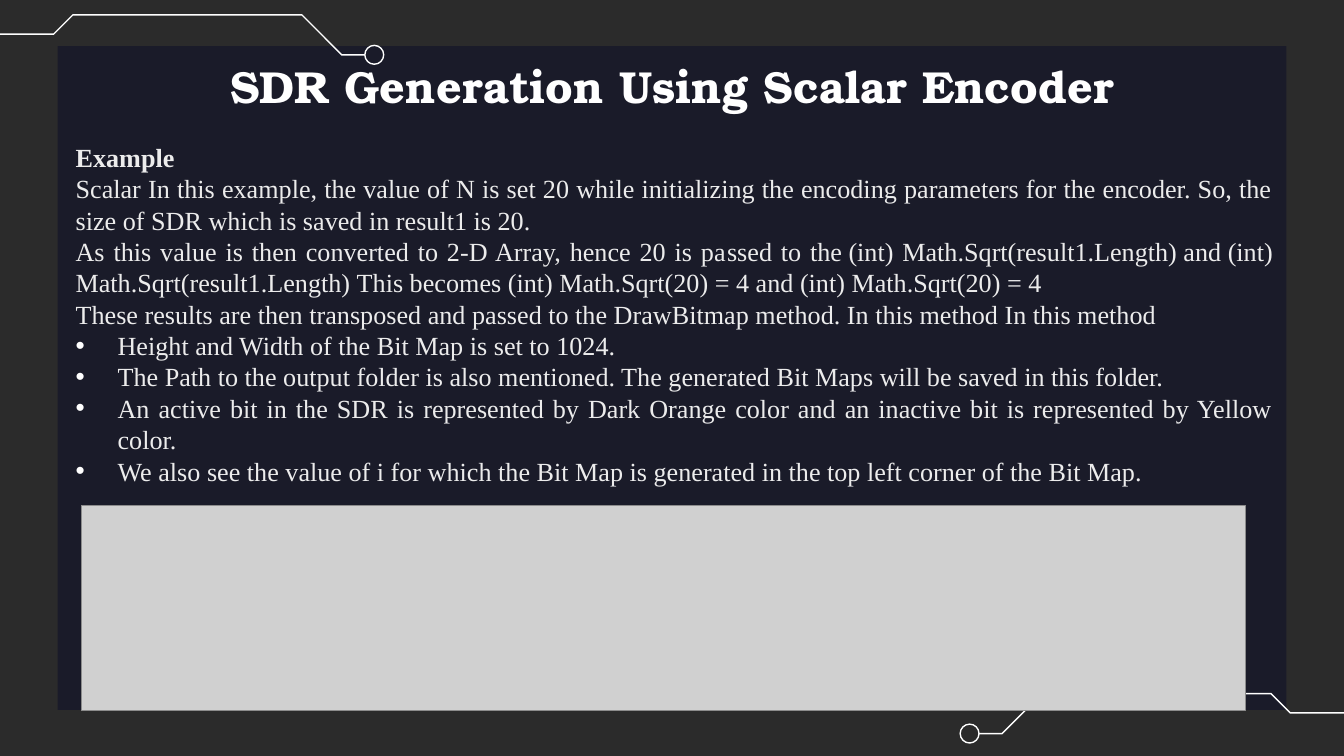
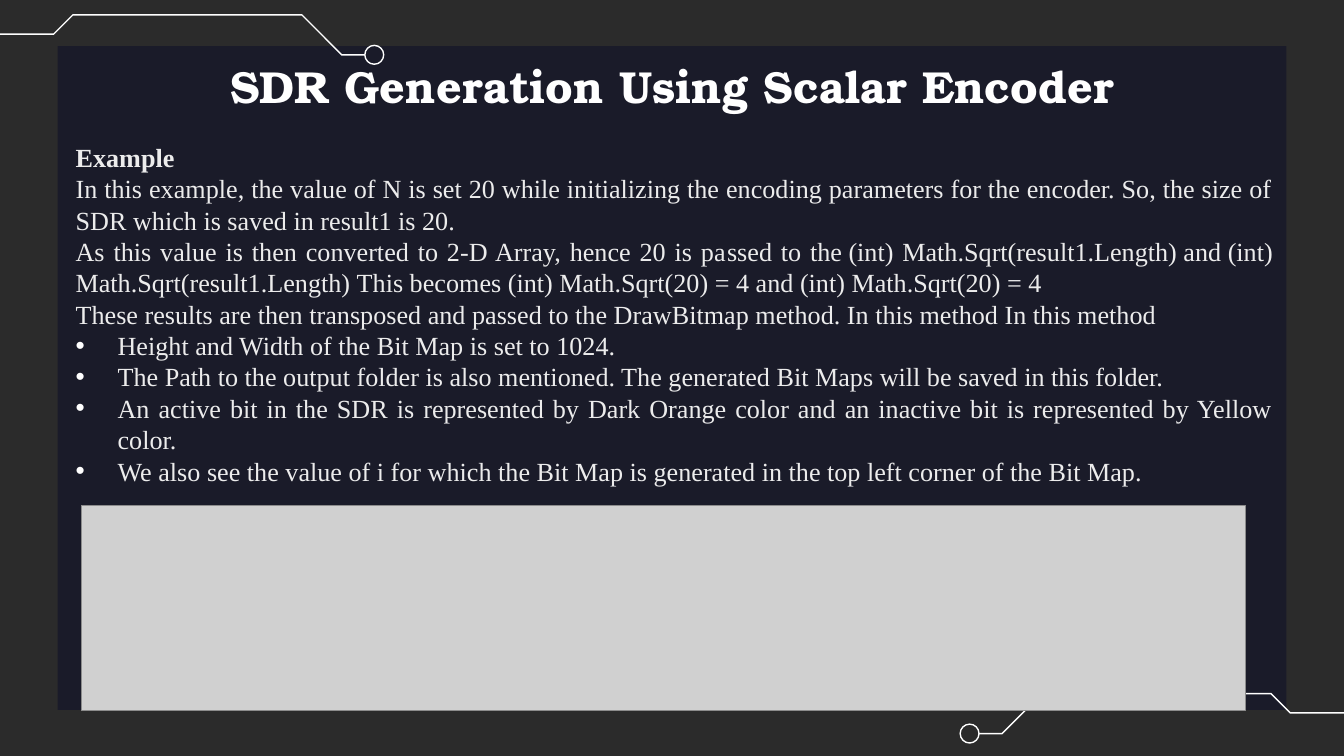
Before and after one commit to Yatish0/neocortexapi_Team_PY, a slide deck: slide 10 of source/Samples/Project Documentation/Improve_Samples_And_Documentation_For_SDR_Representation(SDR To Bitmap)_Team_PY.pptx. Drawn at 1344x756 pixels with LibreOffice and Linux fonts; fonts in the diff are those of the drawing; grey boxes stand for pictures; background and template pictures are left out; a plain dark background stands for a picture behind light text. Boxes give left, top, right and bottom in pixels: in the first picture for what was removed or moved away, otherwise in the second. Text is boxed around its words. In the diff, an @@ line names an element or a change of style, - is before the commit and + after.

```diff
--- a/source/Samples/Project Documentation/Improve_Samples_And_Documentation_For_SDR_Representation(SDR To Bitmap)_Team_PY.pptx
+++ b/source/Samples/Project Documentation/Improve_Samples_And_Documentation_For_SDR_Representation(SDR To Bitmap)_Team_PY.pptx
@@ text at (76,179,1271,231): text changed @@
-Scalar In this example, the value of N is set 20 while initializing the encoding parameters for the encoder. So, the size of SDR which is saved in result1 is 20.
+In this example, the value of N is set 20 while initializing the encoding parameters for the encoder. So, the size of SDR which is saved in result1 is 20.
```
Also in this commit, not shown: 5 other slides changed, 2 slides added, 3 other files.
